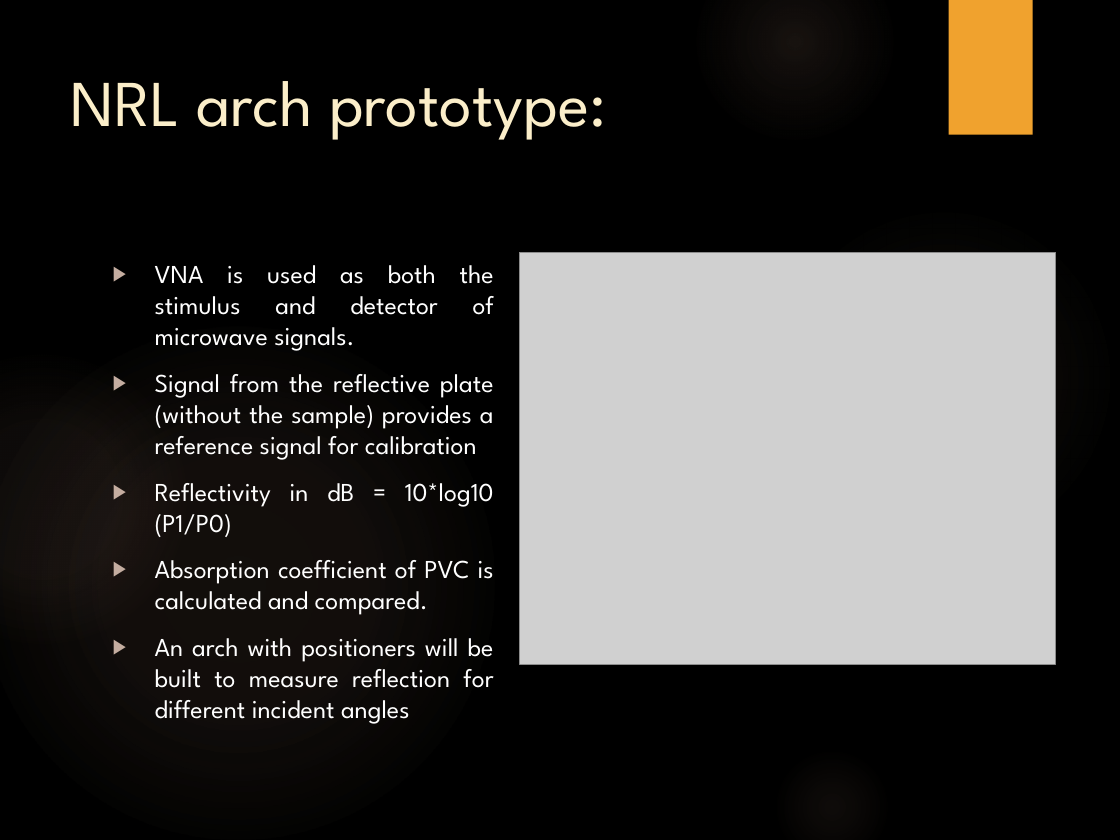
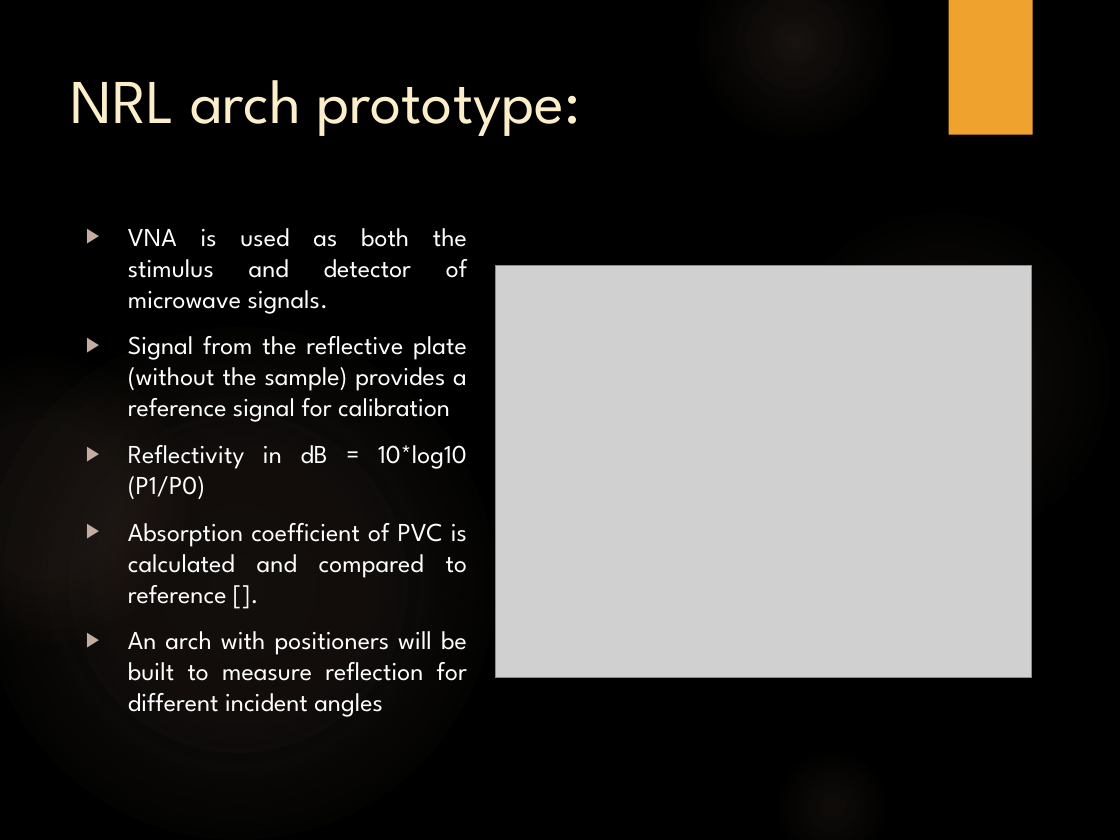
Before and after one commit to trankhiemha/ECE412-413-Capstone-Project-N3, a slide deck: slide 6 of Capstone project proposal presentation.pptx. Drawn at 1120x840 pixels with LibreOffice and Linux fonts; fonts in the diff are those of the drawing; grey boxes stand for pictures; background and template pictures are left out. Boxes give left, top, right and bottom in pixels: in the first picture for what was removed or moved away, otherwise in the second. Text is boxed around its words. In the diff, an @@ line names an element or a change of style, - is before the commit and + after.

```diff
--- a/Capstone project proposal presentation.pptx
+++ b/Capstone project proposal presentation.pptx
@@ title "NRL arch prototype:" at (71,80,581,136): size 42 to 40 pt @@
@@ text "VNA is used as both ...": place and size @@
-text "VNA is used as both ..." at (155,265,494,724)
+text "VNA is used as both ..." at (128,228,467,717)
@@ picture: place and size @@
-picture at (520,252,1056,664)
+picture at (495,265,1032,678)
@@ text at (128,523,467,604): text changed @@
-▶ Absorption coefficient of PVC is calculated and compared.
+▶ Absorption coefficient of PVC is calculated and compared to reference [].
```
Also in this commit, not shown: 11 other slides changed, 2 slides added, 1 slide removed.
